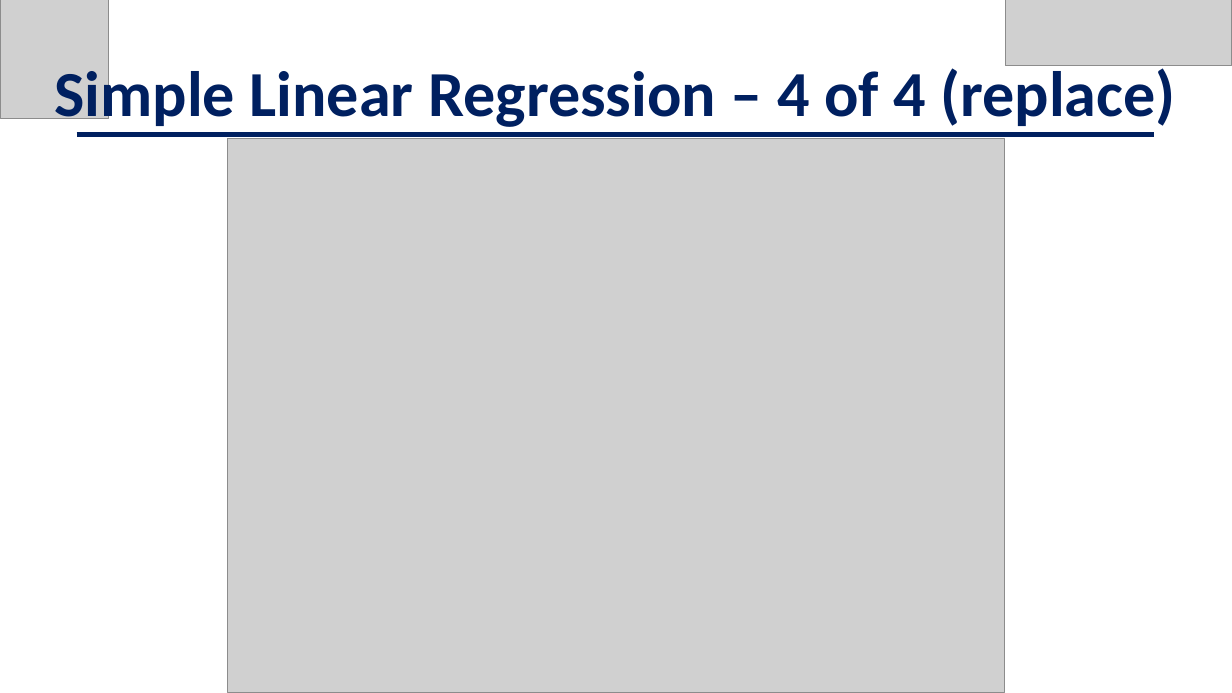
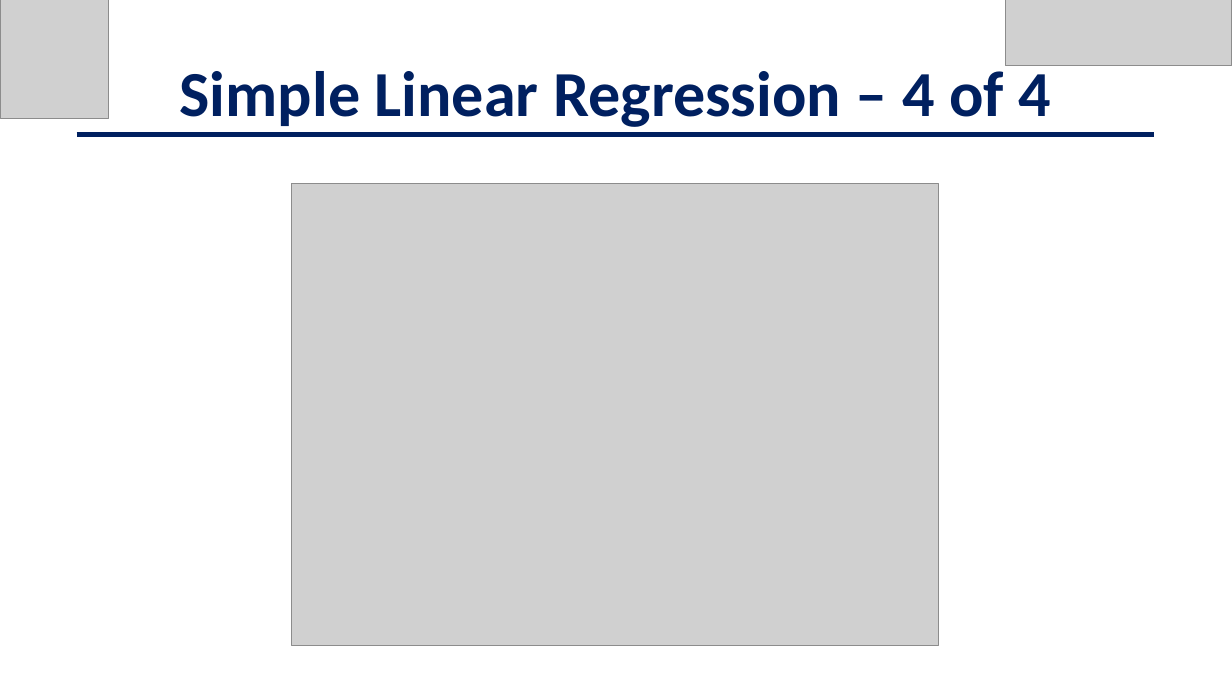
Before and after one commit to jschild01/JMB_DATS_6101, a slide deck: slide 15 of Project2/EDA_LendingClub_Slides - Project 2.pptx (slide 14 before the commit). Drawn at 1232x693 pixels with LibreOffice and Linux fonts; fonts in the diff are those of the drawing; grey boxes stand for pictures. Boxes give left, top, right and bottom in pixels: in the first picture for what was removed or moved away, otherwise in the second. Text is boxed around its words. In the diff, an @@ line names an element or a change of style, - is before the commit and + after.

```diff
--- a/Project2/EDA_LendingClub_Slides - Project 2.pptx
+++ b/Project2/EDA_LendingClub_Slides - Project 2.pptx
@@ text at bbox=[180, 62, 1050, 127]: text changed @@
-Simple Linear Regression – 4 of 4 (replace)
+Simple Linear Regression – 4 of 4
@@ picture: place and size @@
-picture at bbox=[228, 139, 1005, 693]
+picture at bbox=[292, 184, 939, 646]
```
Also in this commit, not shown: 8 other slides changed, 8 slides added.
